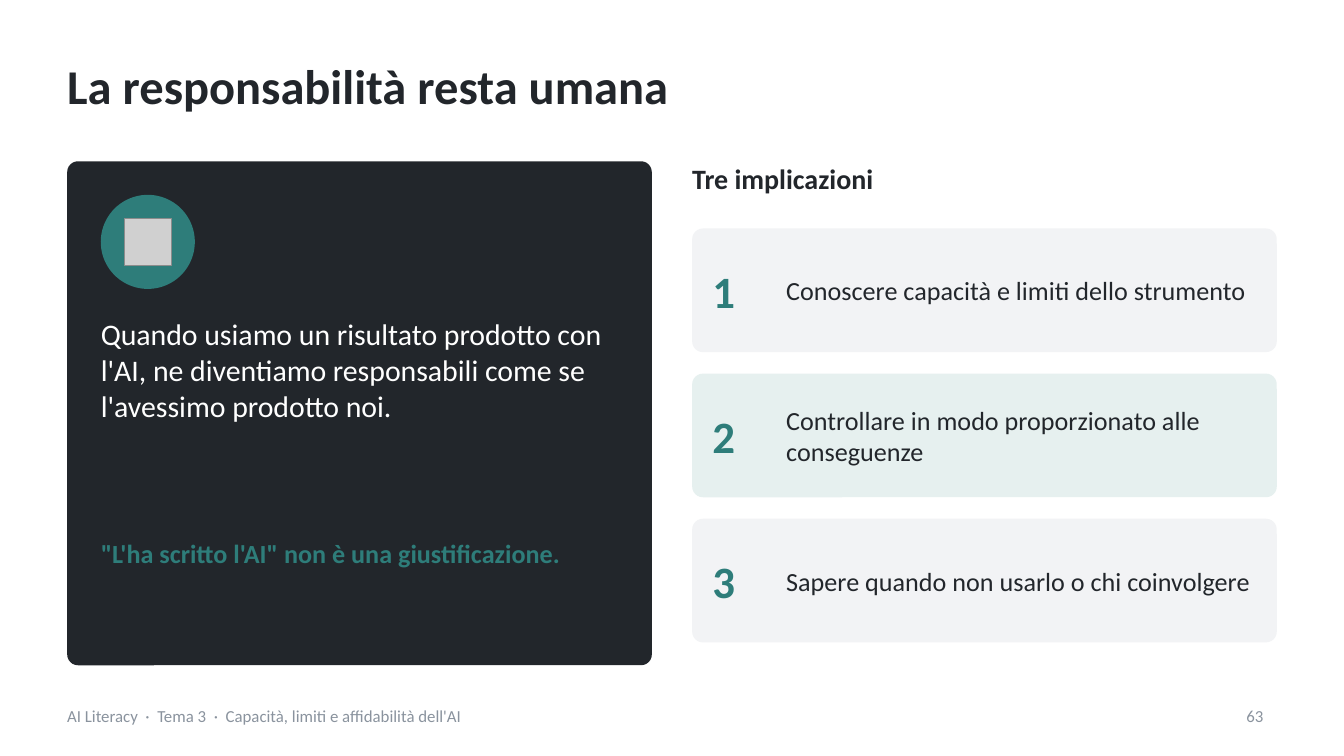
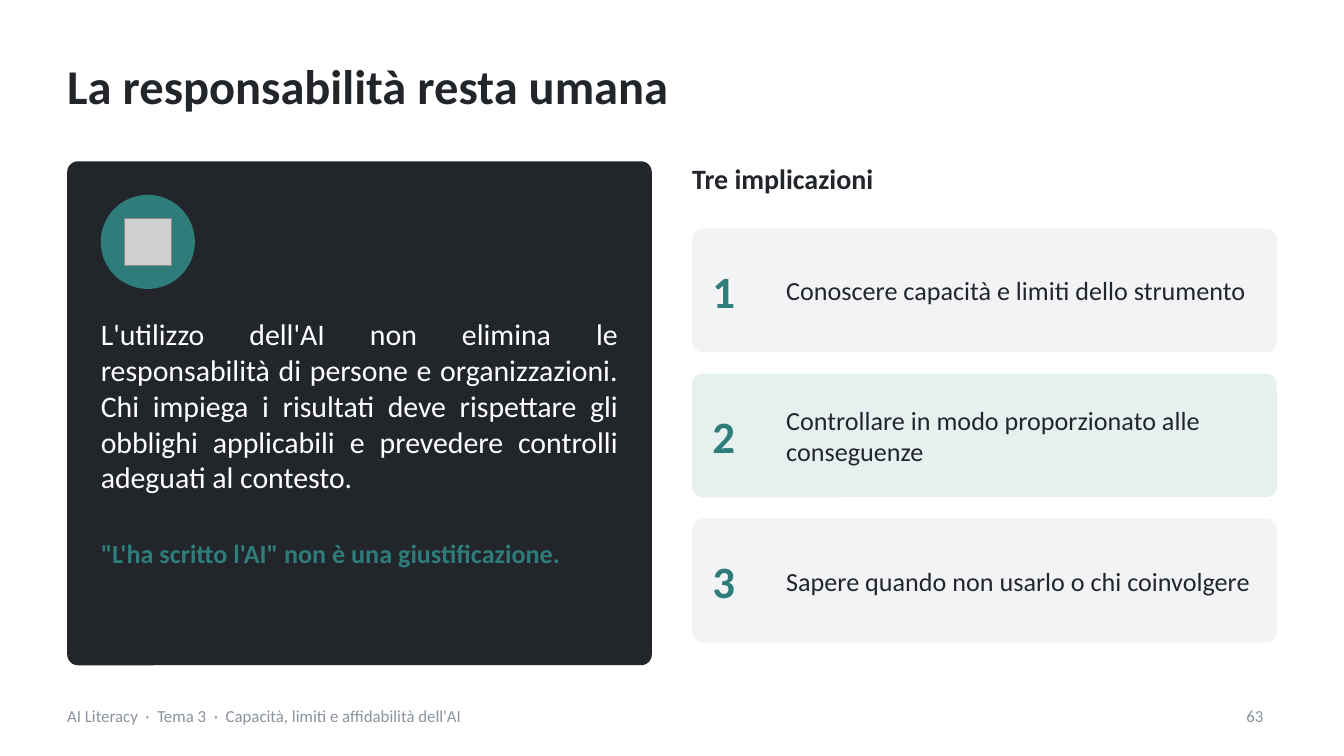
Before and after one commit to NetAi-IT/Formazione-AI-Literacy-Official, a slide deck: slide 63 of Base/Tema3_Capacita_limiti_affidabilita_AI.pptx. Drawn at 1344x756 pixels with LibreOffice and Linux fonts; fonts in the diff are those of the drawing; grey boxes stand for pictures. Boxes give left, top, right and bottom in pixels: in the first picture for what was removed or moved away, otherwise in the second. Text is boxed around its words. In the diff, an @@ line names an element or a change of style, - is before the commit and + after.

```diff
--- a/Base/Tema3_Capacita_limiti_affidabilita_AI.pptx
+++ b/Base/Tema3_Capacita_limiti_affidabilita_AI.pptx
@@ text at <box>101,324,618,493</box>: text changed @@
-Quando usiamo un risultato prodotto con l'AI, ne diventiamo responsabili come se l'avessimo prodotto noi.
+L'utilizzo dell'AI non elimina le responsabilità di persone e organizzazioni. Chi impiega i risultati deve rispettare gli obblighi applicabili e prevedere controlli adeguati al contesto.
```
Also in this commit, not shown: 19 other slides changed, 3 other files.
